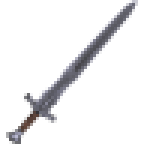
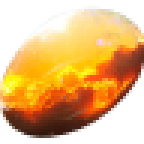
Two versions of the same layered image (144px x 144px). Layer-by-layer changes:
added layer "Pasted Layer#64" above "Pasted Layer#63" over (0, 6, 144, 138)
hid "Pasted Layer#45" over (6, 0, 138, 144)
